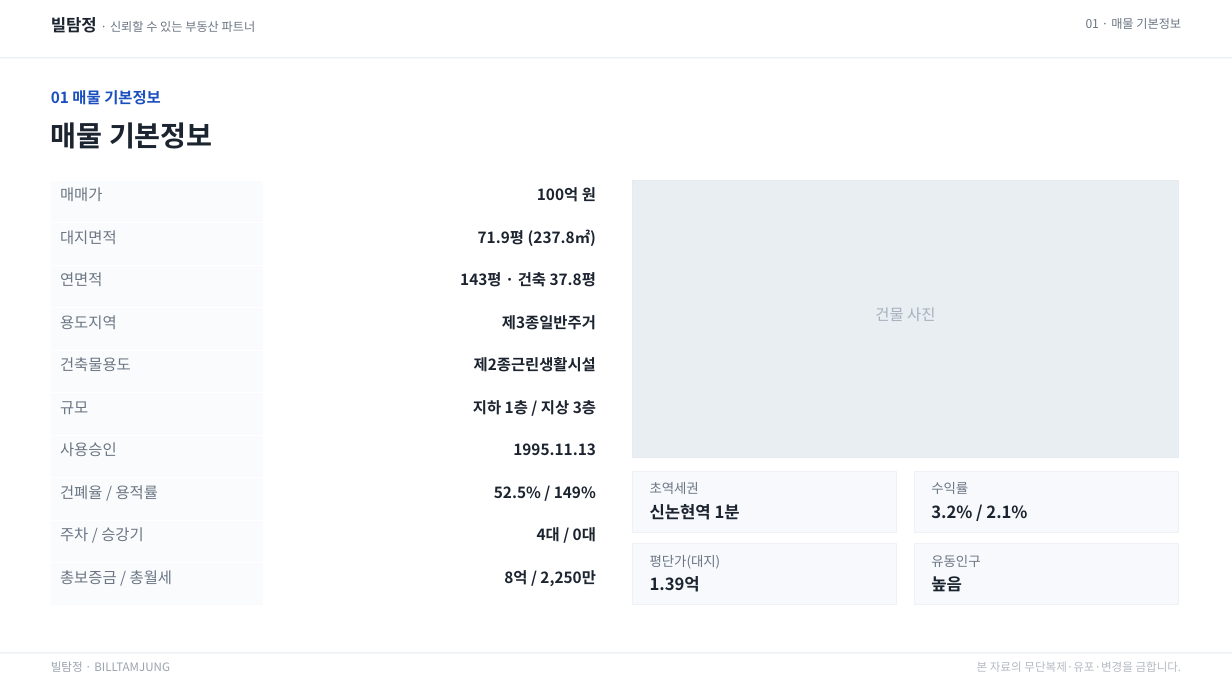
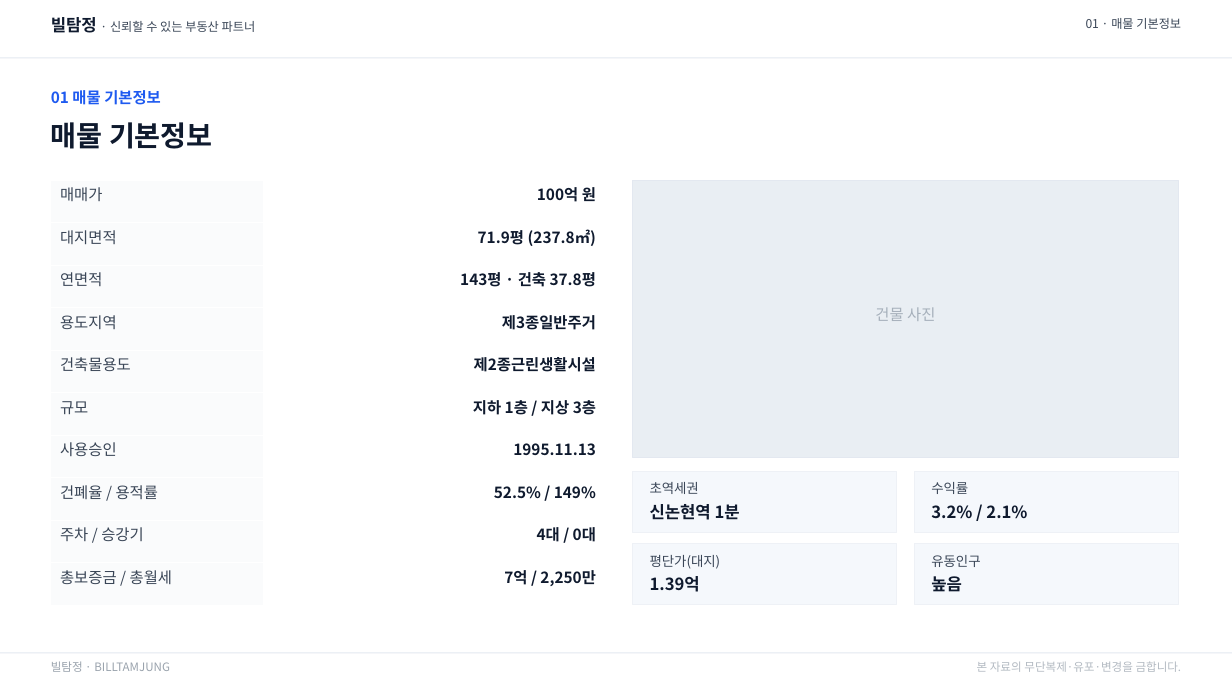
Before and after one commit to lsu7202/billtamjung, a slide deck: slide 2 of specs/02-screens/_mockups/브리핑.pptx. Drawn at 1232x693 pixels with LibreOffice and Linux fonts; fonts in the diff are those of the drawing. Boxes give left, top, right and bottom in pixels: in the first picture for what was removed or moved away, otherwise in the second. Text is boxed around its words. In the diff, an @@ line names an element or a change of style, - is before the commit and + after.

```diff
--- a/specs/02-screens/_mockups/브리핑.pptx
+++ b/specs/02-screens/_mockups/브리핑.pptx
@@ text "빌탐정 · 신뢰할 수 있는 ..." at [51,17,256,33]: text colour #1C2430 to #0F1A2E in "빌탐정"; text colour #6B7684 to #3A4657 in "· 신뢰할 수 있는 부동산 파트너" @@
@@ text "01 매물 기본정보" at [51,90,161,105]: text colour #1A4FC0 to #1E5AF0 @@
@@ table at [51,180,605,605] @@
-row 10, column 2: 8억 / 2,250만
+row 10, column 2: 7억 / 2,250만
@@ text colour #6B7684 to #3A4657 in "매매가", "대지면적", "연면적", "용도지역" and 6 more places @@
@@ text colour #1C2430 to #0F1A2E in "100억 원", "71.9평 (237.8㎡)", "143평 · 건축 37.8평", "제3종일반주거" and 5 more places @@
@@ fill #F7F9FC to #F5F8FC in 4 elements at [633,471,897,532], [915,471,1178,532], [633,543,897,604], [915,543,1178,604] @@
@@ text colour #6B7684 to #3A4657 in 5 elements at [1086,18,1181,29], [650,482,699,494], [931,482,968,494], [650,555,721,569], [931,555,980,567] @@
```
Also in this commit, not shown: 6 other slides changed, 39 other files.
